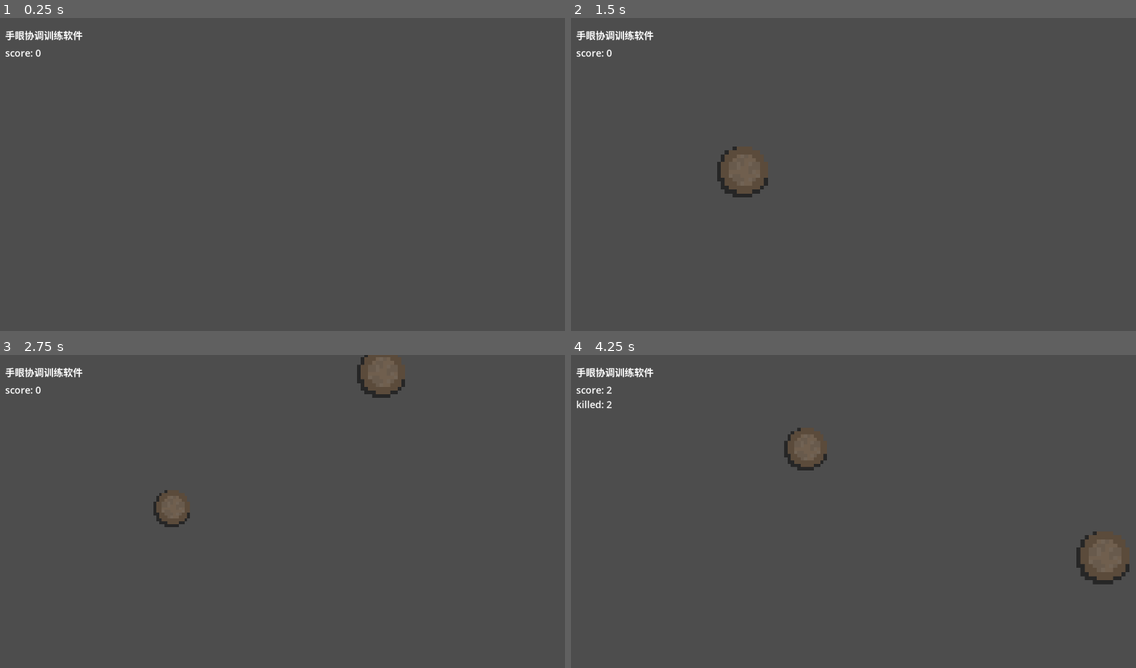
Above: before the commit, frames 1-4 (two rows, left to right).
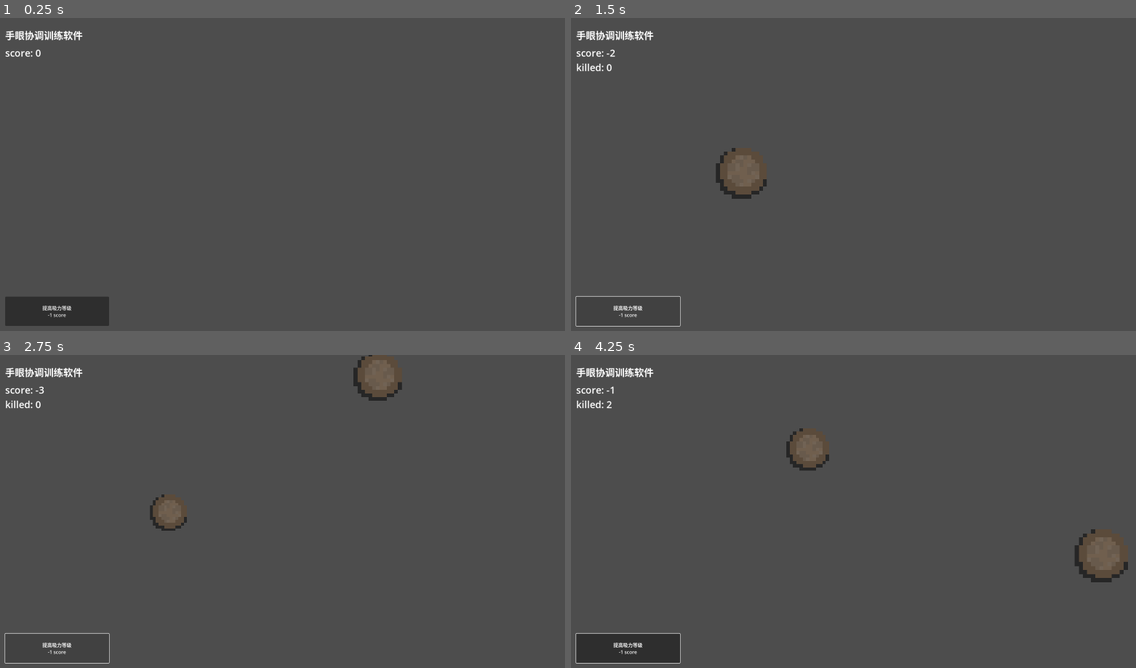
Above: after the commit, the same moments.

Repository: LiRenTech/agile-clicker
Game: Godot game, scene res://main.tscn
Two runs of this game, one before a commit and one after it. Both use one fixed random seed, a clock stepped at 60 frames per second and the inputs below.
Inputs (mouse positions are in pixels of both pictures, inside the frame that each line leads up to):
- Up to frame 1 (0.25 s): no input
- Up to frame 2 (1.5 s): click (627, 312) at 0.5 s, where only the run after the commit has a clickable "提高吸力等级 -1 score"; click (627, 312) at 1.25 s, where only the run after the commit has a clickable "提高吸力等级 -1 score"
- Up to frame 3 (2.75 s): click (56, 649) at 2 s, where only the run after the commit has a clickable "提高吸力等级 -1 score"
- Up to frame 4 (4.25 s): move the mouse to (746, 508) at 2.77 s; click (746, 508) at 2.92 s; move the mouse to (955, 373) at 3.52 s; click (955, 373) at 3.67 s

The runs differ from the first frame. In frame 1, 1.7% of the frame differs, in the area x 0-20%, y 89-99%; in frame 2, 0.4%; in frame 3, 0.8%; in frame 4, 2.2%, in the area x 0-99%, y 9-99%.

Commit message:
prepare to pack

Diff:
--- a/ball.gd
+++ b/ball.gd
@@ -5,9 +5,15 @@
 signal ball_clicked  # 点击加分信号
 
 @export var shrink_speed: float = 0.2  # 缩小速度（可在 Inspector 调整）
+@export var attraction_strength: float = 100.0  # 引力强度
 
 # Called every frame. 'delta' is the elapsed time since the previous frame.
-func _process(delta):
+func _physics_process(delta):
+	# 吸引力影响
+	var mouse_pos = get_viewport().get_mouse_position()  # 获取鼠标位置
+	var direction = (mouse_pos - position).normalized()  # 计算方向向量
+	position += direction * self.attraction_strength * delta  # 根据引力更新位置
+
 	# 持续缩小
 	scale -= Vector2.ONE * shrink_speed * delta
 
@@ -25,3 +31,10 @@
 	if event is InputEventMouseButton and event.pressed and event.button_index == MOUSE_BUTTON_LEFT:
 		emit_signal("ball_clicked")
 		queue_free()
+
+
+func _on_area_2d_area_entered(area):
+	if area.has_meta("is_fragment") and area.get_meta("is_fragment"):
+		# emit_signal("collided_with_fragment", area)  # 发出信号
+		print("Collided with fragment!")
+	pass # Replace with function body.
--- a/ball.tscn
+++ b/ball.tscn
@@ -19,3 +19,5 @@
 
 [node name="CollisionShape2D" type="CollisionShape2D" parent="Area2D"]
 shape = SubResource("CircleShape2D_igqwa")
+
+[connection signal="area_entered" from="Area2D" to="." method="_on_area_2d_area_entered"]
--- a/main.gd
+++ b/main.gd
@@ -3,7 +3,10 @@
 var killed_count = 0  # 击毁石头的数量
 var game_active = true  # 游戏状态标志
 var ball_scene = preload("res://ball.tscn")  # 加载球对象场景
+var split_scene = preload("res://split.tscn")
 var timer_interval = 1.0  # 初始生成间隔
+var split_level = 0  # 击碎分裂等级
+@export var suction_level = 0
 
 # 初始化
 func _ready():
@@ -24,6 +27,7 @@
 		randi() % int(screen_size.y)
 	)
 	ball.position = random_pos
+	ball.attraction_strength = suction_level
 	# 连接球消失时的信号
 	ball.connect("ball_clicked", Callable(self, "_on_ball_clicked"))
 	ball.connect("ball_expired", Callable(self, "_on_ball_expired"))
@@ -31,13 +35,16 @@
 func update_ui():
 	$CanvasLayer/ScoreLabel.text = "score: " + str(score) + "\n" + "killed: " + str(killed_count)
 
-# 点击加分逻辑
+# 点击击杀逻辑
 func _on_ball_clicked():
 	if !game_active:
 		return
 	score += 1
 	killed_count += 1
 	update_ui()
+	# 产生新的碎片
+	#var split = split_scene.instantiate()
+	#add_child(split)
 	# 动态调整球生成速度
 	timer_interval = max(0.2, timer_interval * 0.95)  # 每次减少生成间隔
 	$Timer.wait_time = timer_interval
@@ -55,6 +62,8 @@
 
 func game_over():
 	game_active = false
+	suction_level = 0
+	split_level = 0
 	$Timer.stop()
 	$CanvasLayer/GameOverLabel.visible = true
 	$CanvasLayer/RestartButton.visible = true
@@ -82,3 +91,18 @@
 	$Timer.start()
 
 	pass # Replace with function body.
+
+
+func _on_level_up_split_button_button_down():
+	split_level += 1
+	score -= 1
+	var split = split_scene.instantiate()
+	add_child(split)
+	pass # Replace with function body.
+
+
+func _on_suction_level_button_button_down():
+	suction_level += 10
+	score -= 1
+	update_ui()
+	pass # Replace with function body.
--- a/main.tscn
+++ b/main.tscn
@@ -50,7 +50,27 @@
 offset_bottom = 630.0
 text = "Restart"
 
+[node name="LevelUpSplitButton" type="Button" parent="CanvasLayer"]
+visible = false
+offset_left = 70.0
+offset_top = 796.0
+offset_right = 413.0
+offset_bottom = 892.0
+action_mode = 0
+text = "碎片等级：0
+升级（-10￥）"
+
+[node name="SuctionLevelButton" type="Button" parent="CanvasLayer"]
+offset_left = 70.0
+offset_top = 923.0
+offset_right = 413.0
+offset_bottom = 1020.0
+text = "提高吸力等级
+-1 score"
+
 [node name="Timer" type="Timer" parent="."]
 
 [connection signal="pressed" from="CanvasLayer/RestartButton" to="." method="_on_restart_button_pressed"]
+[connection signal="button_down" from="CanvasLayer/LevelUpSplitButton" to="." method="_on_level_up_split_button_button_down"]
+[connection signal="button_down" from="CanvasLayer/SuctionLevelButton" to="." method="_on_suction_level_button_button_down"]
 [connection signal="timeout" from="Timer" to="." method="_on_timer_timeout"]
--- /dev/null
+++ b/split.gd
@@ -0,0 +1,16 @@
+extends Node2D
+
+var speed = Vector2(5, 5)
+
+# Called when the node enters the scene tree for the first time.
+# 标记此对象为小碎片
+func _ready():
+	set_meta("is_fragment", true)
+
+
+# Called every frame. 'delta' is the elapsed time since the previous frame.
+func _process(delta):
+	pass
+
+func _physics_process(delta):
+	self.position += speed
--- /dev/null
+++ b/split.tscn
@@ -0,0 +1,22 @@
+[gd_scene load_steps=4 format=3 uid="uid://v1rks1brg6hc"]
+
+[ext_resource type="Script" path="res://split.gd" id="1_8m58l"]
+[ext_resource type="Texture2D" uid="uid://bu4cdcutie5bp" path="res://assets/dirt_ball.png" id="1_nahlx"]
+
+[sub_resource type="CircleShape2D" id="CircleShape2D_n4qql"]
+radius = 16.0312
+
+[node name="Split" type="Node2D"]
+script = ExtResource("1_8m58l")
+
+[node name="DirtBall" type="Sprite2D" parent="."]
+texture_filter = 1
+texture_repeat = 1
+scale = Vector2(2.375, 2.375)
+texture = ExtResource("1_nahlx")
+
+[node name="Area2D" type="Area2D" parent="."]
+
+[node name="CollisionShape2D" type="CollisionShape2D" parent="Area2D"]
+position = Vector2(0, 2)
+shape = SubResource("CircleShape2D_n4qql")
Not shown, changed: .gitignore
